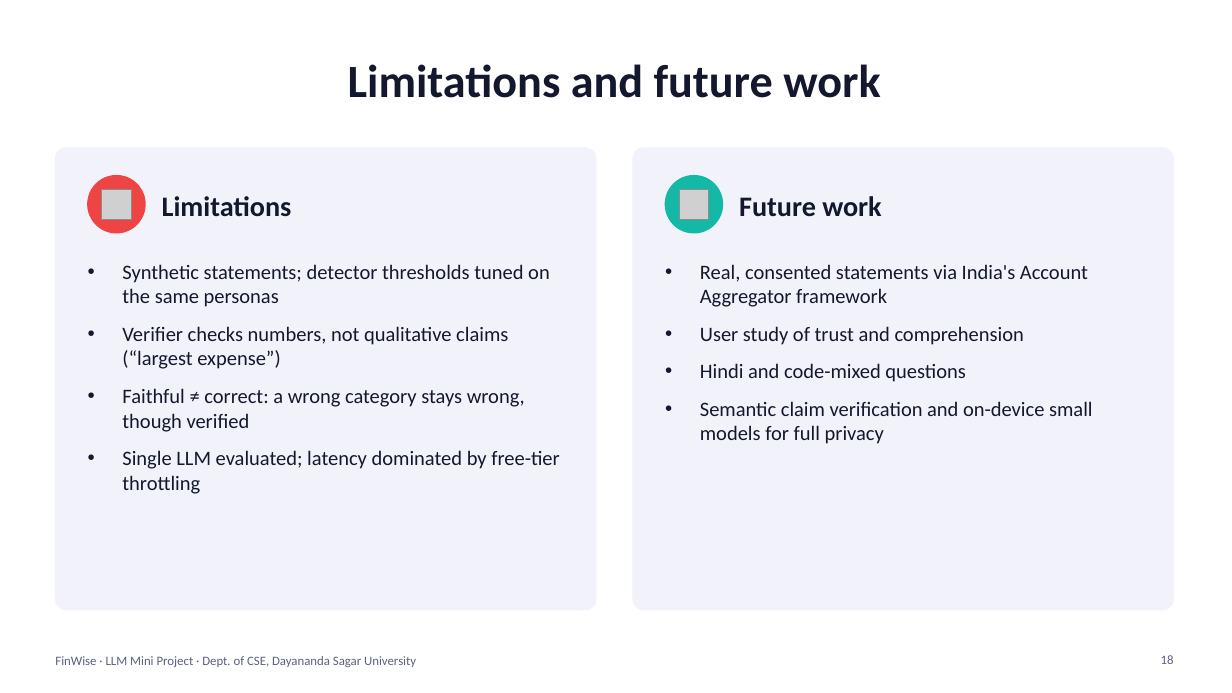
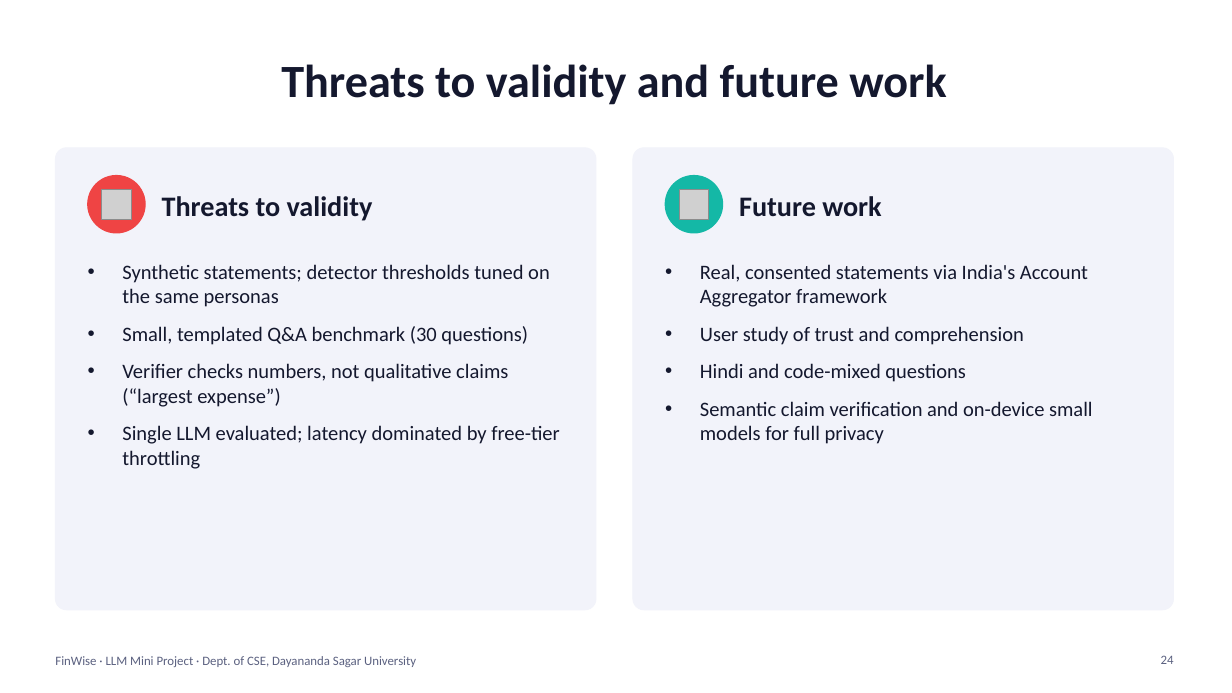
Before and after one commit to dkadchha2845/FinWise, a slide deck: slide 24 of finwise/ppt/FinWise_Presentation.pptx (slide 18 before the commit). Drawn at 1232x693 pixels with LibreOffice and Linux fonts; fonts in the diff are those of the drawing; grey boxes stand for pictures. Boxes give left, top, right and bottom in pixels: in the first picture for what was removed or moved away, otherwise in the second. Text is boxed around its words. In the diff, an @@ line names an element or a change of style, - is before the commit and + after.

```diff
--- a/finwise/ppt/FinWise_Presentation.pptx
+++ b/finwise/ppt/FinWise_Presentation.pptx
@@ title at [281,64,946,105]: text changed @@
-Limitations and future work
+Threats to validity and future work
@@ text at [162,196,373,221]: text changed @@
-Limitations
+Threats to validity
@@ text at [122,326,528,345]: paragraph added @@
+• Small, templated Q&A benchmark (30 questions)
@@ text at [122,388,525,432]: paragraph removed @@
-• Faithful ≠ correct: a wrong category stays wrong, though verified
@@ page number at [1161,655,1174,664]: text changed @@
-18
+24
```
Also in this commit, not shown: 5 other slides changed, 6 slides added, 2 other files.
